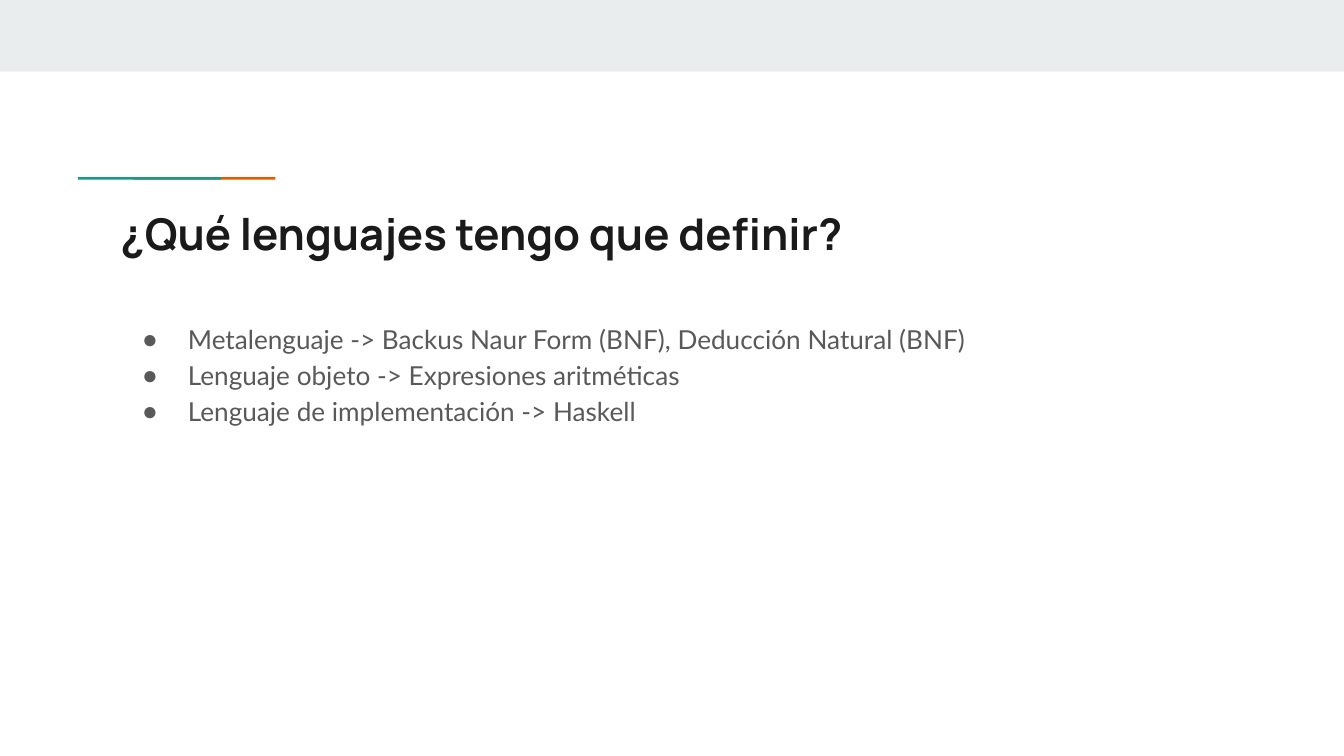
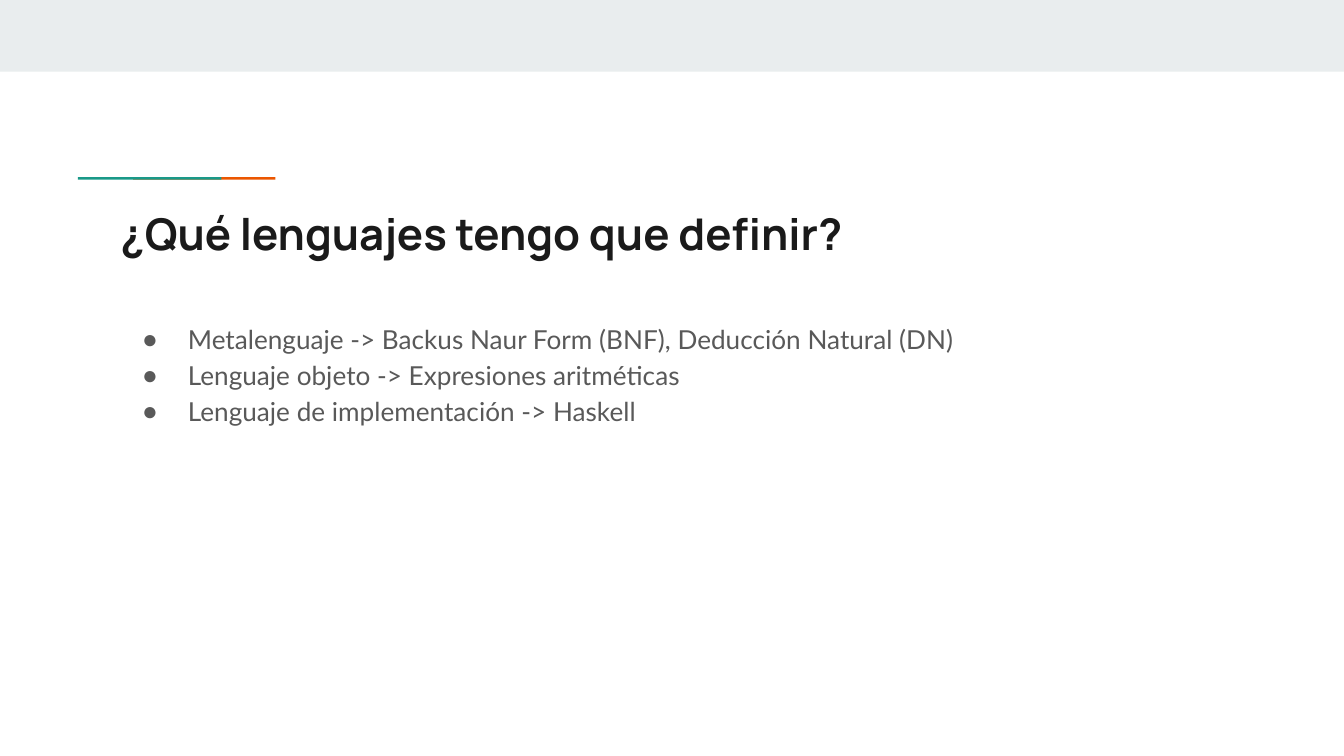
Before and after one commit to diegoacu1234/TC_Marzo26, a slide deck: slide 14 of S02_Practico0/¿Cómo definir un lenguaje_.pptx. Drawn at 1344x756 pixels with LibreOffice and Linux fonts; fonts in the diff are those of the drawing. Boxes give left, top, right and bottom in pixels: in the first picture for what was removed or moved away, otherwise in the second. Text is boxed around its words. In the diff, an @@ line names an element or a change of style, - is before the commit and + after.

```diff
--- a/S02_Practico0/¿Cómo definir un lenguaje_.pptx
+++ b/S02_Practico0/¿Cómo definir un lenguaje_.pptx
@@ text at (188,329,953,354): text changed @@
-● Metalenguaje -> Backus Naur Form (BNF), Deducción Natural (BNF)
+● Metalenguaje -> Backus Naur Form (BNF), Deducción Natural (DN)
```
Also in this commit, not shown: 6 other files.
